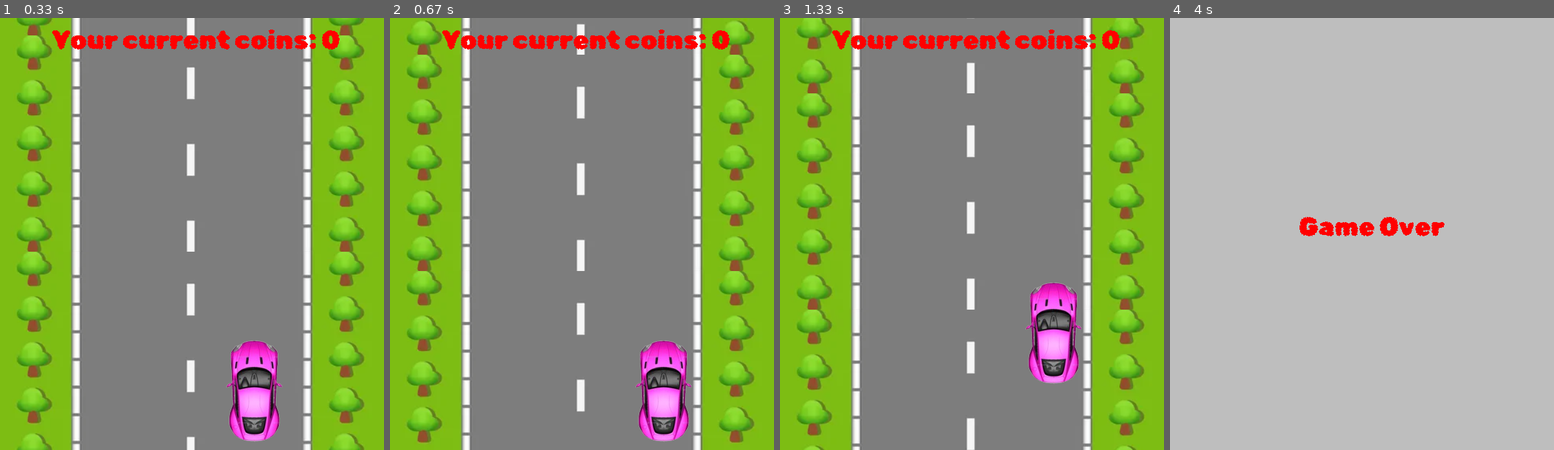
Above: before the commit, frames 1-4 (left to right).
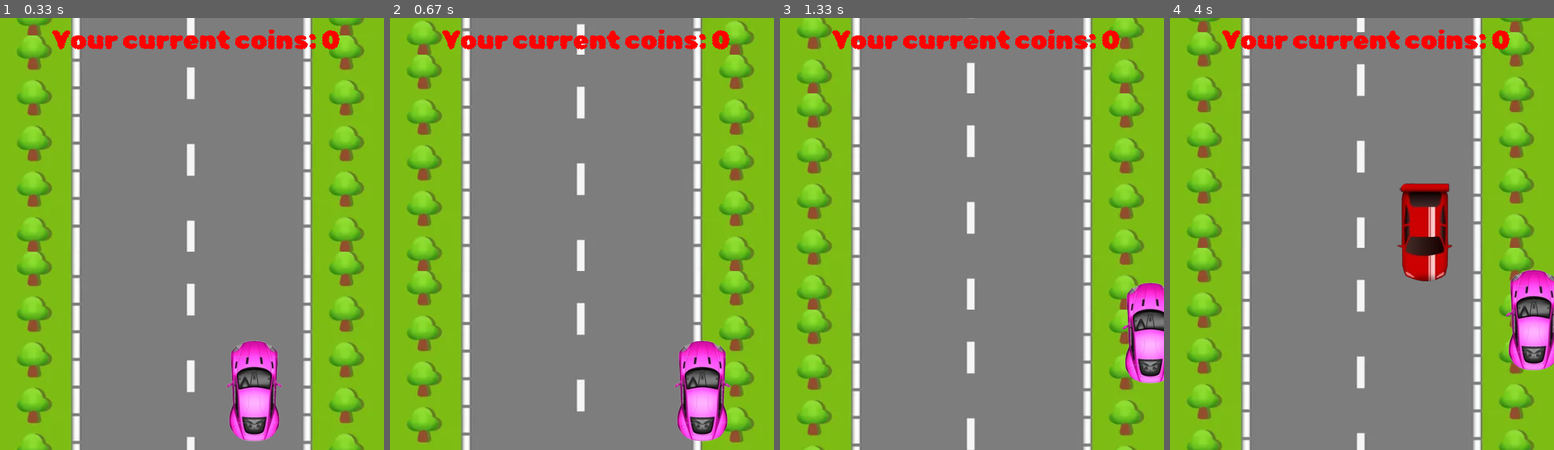
Above: after the commit, the same moments.

Repository: DouganGS/PP2_2024
Game: pygame game, started from lab9/racer_2.0/racer_2.py
Same seed, same stepped clock (60 frames per second), same inputs: the game is played once before the commit and once after it.
Inputs:
- Up to frame 1 (0.33 s): no input
- Up to frame 2 (0.67 s): hold Right from 0.33 s (still down)
- Up to frame 3 (1.33 s): release Right at 0.8 s; hold Up 0.83-1.13 s; hold Right from 1.17 s (still down)
- Up to frame 4 (4 s): release Right at 1.63 s; hold Left 1.67-2.2 s; hold Down 2.23-2.53 s; hold Left 2.57-2.97 s; hold Up 3-3.37 s; hold Right from 3.4 s (still down)

Frame 1 is identical in both runs. In frame 2, 4.7% of the frame differs, in the area x 63-89%, y 74-99%; in frame 3, 4.7%; in frame 4, 99%, in the area x 0-100%, y 0-100%.

Commit message:
some changes

Diff:
--- a/lab8/racer/race.py
+++ b/lab8/racer/race.py
@@ -12,7 +12,7 @@
 #player
 player = py.image.load(r'lab8\racer\player.png').convert_alpha() # 90 160
 player_x = 350
-player_y = 0
+player_y = 500
 #coin
 coin = py.image.load(r'lab8\racer\coin.png').convert_alpha()
 coins = []
@@ -22,53 +22,62 @@
 #text
 myfont = py.font.Font(r'lab8\racer\r.ttf',40)
 #fps
+gameplay = True
 clock = py.time.Clock()
 while True:
-    #background
-    screen.blit(bg,(0,bg_y))
-    screen.blit(bg,(0,bg_y-H))
+    if gameplay:
+        #background
+        screen.blit(bg,(0,bg_y))
+        screen.blit(bg,(0,bg_y-H))
 
-    #player
-    screen.blit(player,(player_x,player_y+500))
-    player_rect = player.get_rect(topleft=(player_x,player_y+500))
+        #player
+        screen.blit(player,(player_x,player_y))
+        player_rect = player.get_rect(topleft=(player_x,player_y))
 
-    #moving
-    keys = py.key.get_pressed()
-    if keys[py.K_LEFT] and player_x >= 121:
-        player_x -= 10
-    elif keys[py.K_RIGHT] and player_x <= 463-player.get_width():
-        player_x += 10
+        #moving
+        keys = py.key.get_pressed()
+        if keys[py.K_LEFT]:
+            player_x -= 10
+        elif keys[py.K_RIGHT]:
+            player_x += 10
+        if keys[py.K_LEFT] and player_x < 121: #463
+            gameplay = False
+        elif keys[py.K_RIGHT] and player_x > 463-player.get_width():
+            gameplay = False
 
-    if keys[py.K_UP]:
-        player_y -= 10
-    elif keys[py.K_DOWN]:
-        player_y += 10
+        if keys[py.K_UP] and player_y  > 0:
+            player_y -= 10
+        elif keys[py.K_DOWN] and player_y < H-160:
+            player_y += 10
 
-    #coin spawn
-    spawn_timer -= 1
-    if spawn_timer <= 0:
-        coin_x = randint(121, 463 - coin.get_width())
-        coin_y = randint(100, 300)
-        coins.append(coin.get_rect(topleft=(coin_x,coin_y)))
-        spawn_timer = coin_interval
-    for coin_rect in coins:
-        screen.blit(coin,coin_rect)
-        coin_rect.y += 3
-        if coin_rect.y >= 671:
-            coins.remove(coin_rect)
-        elif player_rect.colliderect(coin_rect):
-            coins_collection += 1
-            coins.remove(coin_rect)
+        #coin spawn
+        spawn_timer -= 1
+        if spawn_timer <= 0:
+            coin_x = randint(121, 463 - coin.get_width())
+            coin_y = randint(100, 300)
+            coins.append(coin.get_rect(topleft=(coin_x,coin_y)))
+            spawn_timer = coin_interval
+        for coin_rect in coins:
+            screen.blit(coin,coin_rect)
+            coin_rect.y += 3
+            if coin_rect.y >= 671:
+                coins.remove(coin_rect)
+            elif player_rect.colliderect(coin_rect):
+                coins_collection += 1
+                coins.remove(coin_rect)
 
-    #n-th coins
-    text_surface = myfont.render(f'Your current coins: {coins_collection}',False,"Red")
-    screen.blit(text_surface,(80,10))
+        #n-th coins
+        text_surface = myfont.render(f'Your current coins: {coins_collection}',False,"Red")
+        screen.blit(text_surface,(80,10))
 
-    #move background
-    bg_y +=3
-    if bg_y >= 672:
-        bg_y = 0
-
+        #move background
+        bg_y +=3
+        if bg_y >= 672:
+            bg_y = 0
+    else:
+        screen.fill("Gray")
+        text_surface = myfont.render(f'Game Over', False, "Red")
+        screen.blit(text_surface, (200, 300))
 
     py.display.update()
     for event in py.event.get():
--- a/lab9/racer_2.0/racer_2.py
+++ b/lab9/racer_2.0/racer_2.py
@@ -45,7 +45,7 @@
         screen.blit(bg, (0, bg_y))
         screen.blit(bg, (0, bg_y - H))
         screen.blit(player.image, player.rect)
-        player.update()
+        player.update(gameplay)
         #coins
         spawn_timer -= 1
         if spawn_timer <= 0:
--- a/lab9/racer_2.0/spr.py
+++ b/lab9/racer_2.0/spr.py
@@ -19,17 +19,22 @@
         self.image = surf
         self.rect = self.image.get_rect(topleft=(x, y))
 
-    def update(self):
+    def update(self,gameplay):
+        self.gameplay = gameplay
         keys = pygame.key.get_pressed()
-        if keys[pygame.K_LEFT] and self.rect.x >= 121:
+        if keys[pygame.K_LEFT]:
             self.rect.x -= 10
-        elif keys[pygame.K_RIGHT] and self.rect.x <= 463-self.image.get_width():
+        elif keys[pygame.K_RIGHT]:
             self.rect.x += 10
-
+        if keys[pygame.K_LEFT] and self.rect.x < 121: #463
+            gameplay = False
+        elif keys[pygame.K_RIGHT] and self.rect.x > 463-self.image.get_width():
+            gameplay = False
         if keys[pygame.K_UP]:
             self.rect.y -= 10
         elif keys[pygame.K_DOWN]:
             self.rect.y += 10
+
 
 class Coin(pygame.sprite.Sprite):
     def __init__(self, x, y, image):
